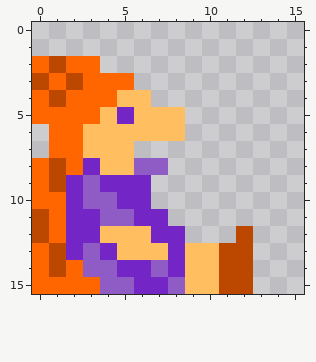
A pixel-art sprite gets an edit: AridArnold/Content/NPC/Barbara/Talk1.png. The first picture shows the starting point.
The file is 16x16 pixels.
New version:
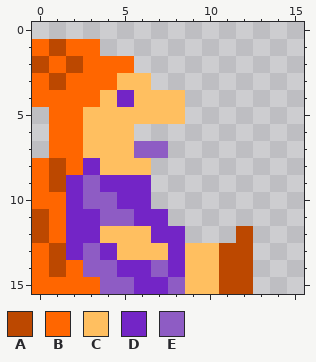
Palette (. is transparent): A #bc4800  B #ff6600  C #ffbf60  D #7325c6  E #8e5cc4
What changed:
y 1: x 0..3 .... -> BABB
y 2: x 0..2 BAB -> ABA; x 4..5 .. -> BB
y 3: x 0..2 ABA -> BAB; x 5..6 B. -> CC
y 4: x 1 A -> B; x 4..5 BC -> CD; x 7..8 .. -> CC
y 5: x 0 B -> .; x 3 B -> C; x 5 D -> C
y 6: x 6..8 CCC -> ...
y 7: x 6..7 .. -> EE
y 8: x 6..7 EE -> C.
Boxes around the changes in both pictures, in picture pixels (x1, y1, x2, y2):
changed: (32, 39, 185, 175)
